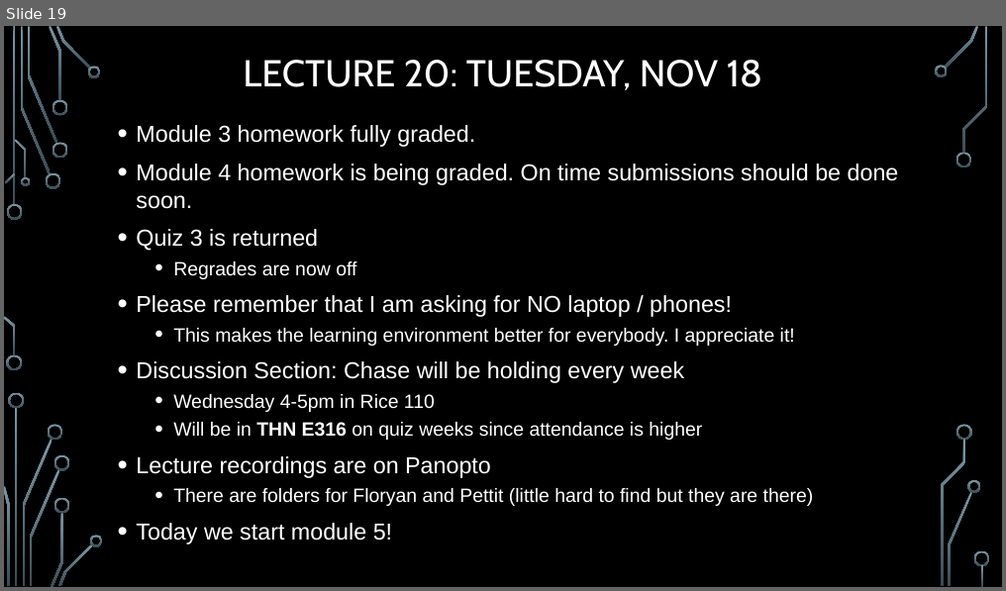
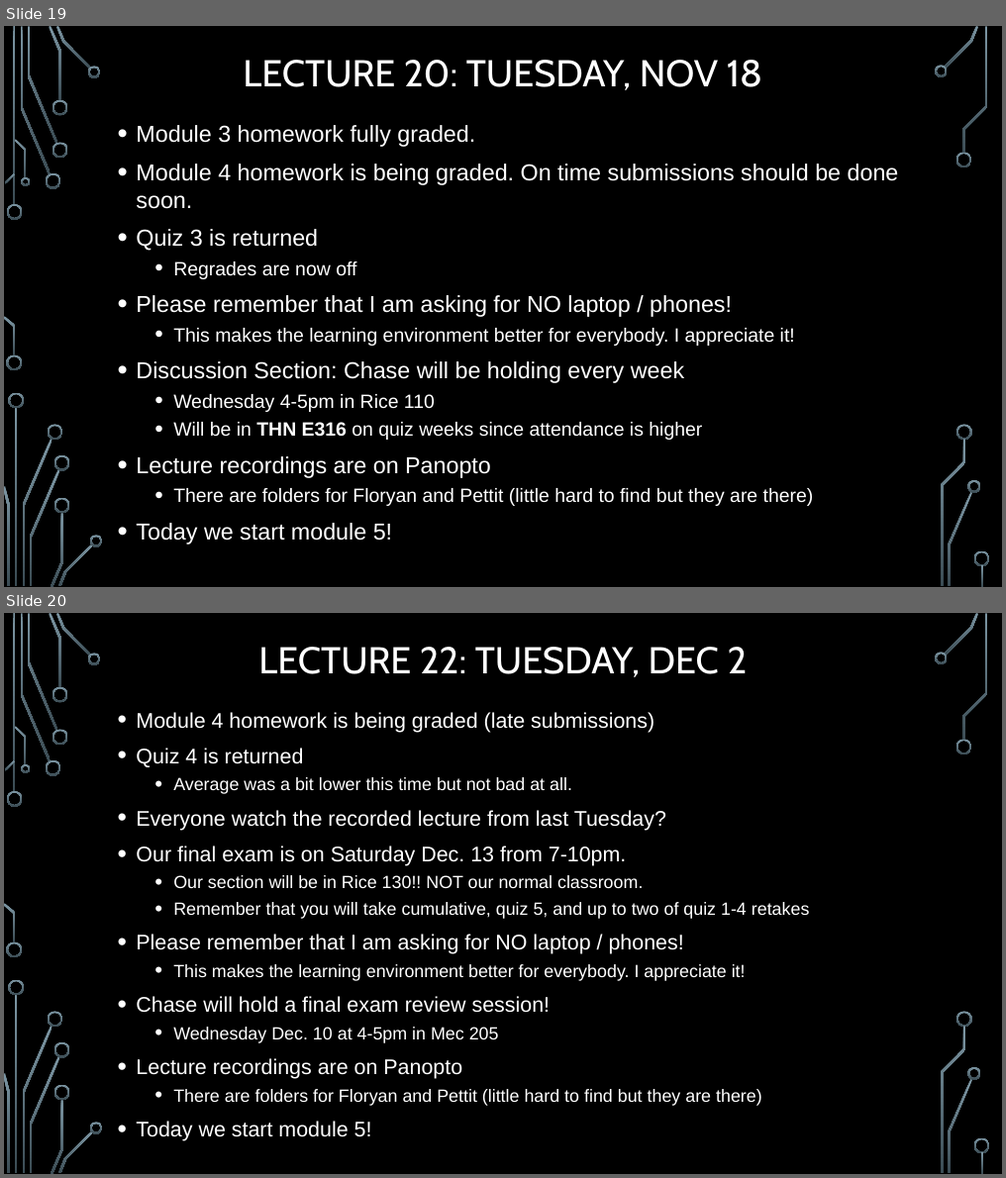
Before and after one commit to markfloryan/dmt2, a slide deck: slides/00-DailyAnnouncements.pptx. Shown one above the other, each under a label of ours: slide 19 before the commit, slides 19 and 20 after it. The pictures are 1006x591 and 1006x1178 pixels, drawn with LibreOffice and Linux fonts; fonts in the diff are those of the drawing; background and template pictures are left out. Boxes give left, top, right and bottom in pixels: in the first picture for what was removed or moved away, otherwise in the second. Text is boxed around its words. In the diff, an @@ line names an element or a change of style, - is before the commit and + after.

```diff
--- a/slides/00-DailyAnnouncements.pptx
+++ b/slides/00-DailyAnnouncements.pptx
@@ slide 20 added at (4,613,1002,1174), background picture (left out); not listed: 36 template elements that a slide beside it also shows @@
@@ title added at (258,647,747,677), 36 pt, text #FFFFFF @@
+LECTURE 22: TUESDAY, DEC 2
@@ text added at (136,712,810,1142), 17 pt, text #FFFFFF @@
+• Module 4 homework is being graded (late submissions)
+• Quiz 4 is returned
+  • Average was a bit lower this time but not bad at all.
+• Everyone watch the recorded lecture from last Tuesday?
+• Our final exam is on Saturday Dec. 13 from 7-10pm.
+  • Our section will be in Rice 130!! NOT our normal classroom.
+  • Remember that you will take cumulative, quiz 5, and up to two of quiz 1-4 retakes
+• Please remember that I am asking for NO laptop / phones!
+  • This makes the learning environment better for everybody. I appreciate it!
+• Chase will hold a final exam review session!
+  • Wednesday Dec. 10 at 4-5pm in Mec 205
+• Lecture recordings are on Panopto
+  • There are folders for Floryan and Pettit (little hard to find but they are there)
+• Today we start module 5!
```
Also in this commit, not shown: 1 slide changed, 2 other files.
